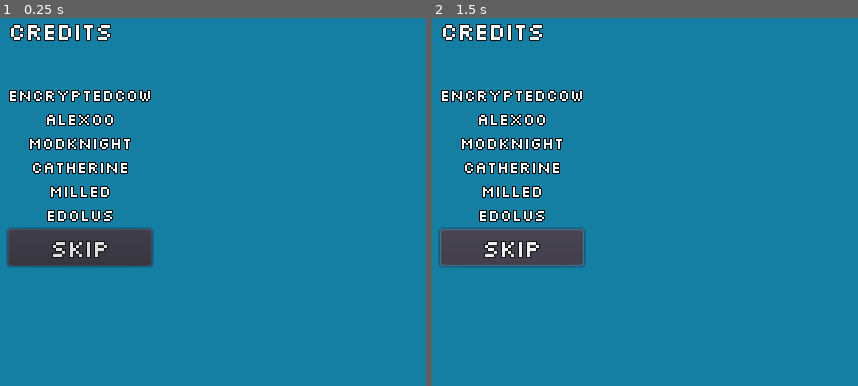
Above: before the commit, frames 1-2 (left to right).
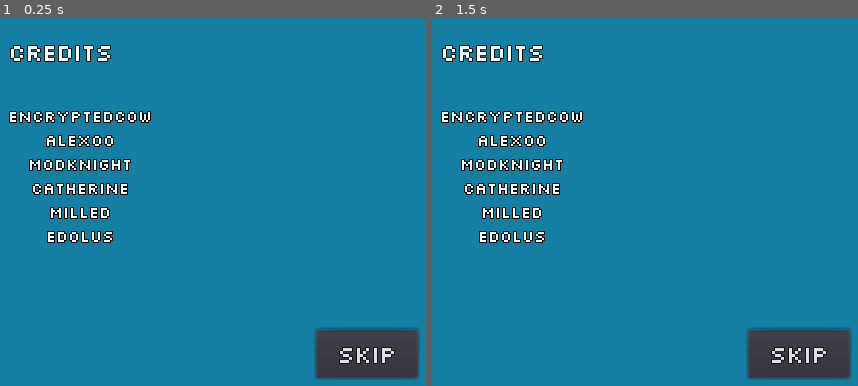
Above: after the commit, the same moments.

Repository: EncryptedCow/AGJ22
Game: Godot game, scene res://levels/Credits list.tscn
Two runs of this game, one before a commit and one after it. Both use one fixed random seed, a clock stepped at 60 frames per second and the inputs below. This scene is started directly instead of the project's main scene.
Inputs:
- Up to frame 1 (0.25 s): no input
- Up to frame 2 (1.5 s): click "Skip" at 0.5 s; click "Skip" at 1.25 s

The runs differ from the first frame. In frame 1, 12% of the frame differs, in the area x 1-99%, y 1-99%; in frame 2, 12%.

Commit message:
Update Credits list.tscn

Diff:
--- a/levels/Credits list.tscn
+++ b/levels/Credits list.tscn
@@ -15,20 +15,21 @@
 margin_right = -526.4
 margin_bottom = -350.2
 
-[node name="CenterContainer" type="CenterContainer" parent="."]
-anchor_right = 1.0
-anchor_bottom = 1.0
-margin_left = 3.0
-margin_right = 3.0
+[node name="Button" type="Button" parent="."]
+margin_left = 639.0
+margin_top = 488.0
+margin_right = 741.0
+margin_bottom = 537.0
+custom_fonts/font = ExtResource( 1 )
+text = "Skip"
 
-[node name="VBoxContainer" type="VBoxContainer" parent="CenterContainer"]
-margin_left = 328.0
-margin_top = 174.0
-margin_right = 472.0
-margin_bottom = 425.0
+[node name="VBoxContainer" type="VBoxContainer" parent="."]
+margin_left = 331.0
+margin_top = 195.0
+margin_right = 475.0
+margin_bottom = 405.0
 
-[node name="Credits" type="Label" parent="CenterContainer/VBoxContainer"]
-margin_top = -71.0
+[node name="Credits" type="Label" parent="VBoxContainer"]
 margin_right = 144.0
 margin_bottom = 65.0
 rect_min_size = Vector2( 125, 25.041 )
@@ -37,11 +38,11 @@
 text = "Credits
 "
 
-[node name="Label" type="Label" parent="CenterContainer/VBoxContainer"]
-margin_left = -59.0
-margin_top = -12.0
-margin_right = 170.0
-margin_bottom = 141.0
+[node name="Label" type="Label" parent="VBoxContainer"]
+margin_left = -14.0
+margin_top = 66.0
+margin_right = 88.0
+margin_bottom = 210.0
 custom_fonts/font = ExtResource( 2 )
 text = "Encryptedcow
 Alex00
@@ -51,10 +52,8 @@
 Edolus"
 align = 1
 
-[node name="Button" type="Button" parent="CenterContainer/VBoxContainer"]
-margin_left = -278.0
-margin_top = 311.0
-margin_right = -176.0
-margin_bottom = 349.0
-custom_fonts/font = ExtResource( 1 )
-text = "Skip"
+[node name="CenterContainer" type="CenterContainer" parent="."]
+anchor_right = 1.0
+anchor_bottom = 1.0
+margin_left = 3.0
+margin_right = 3.0
